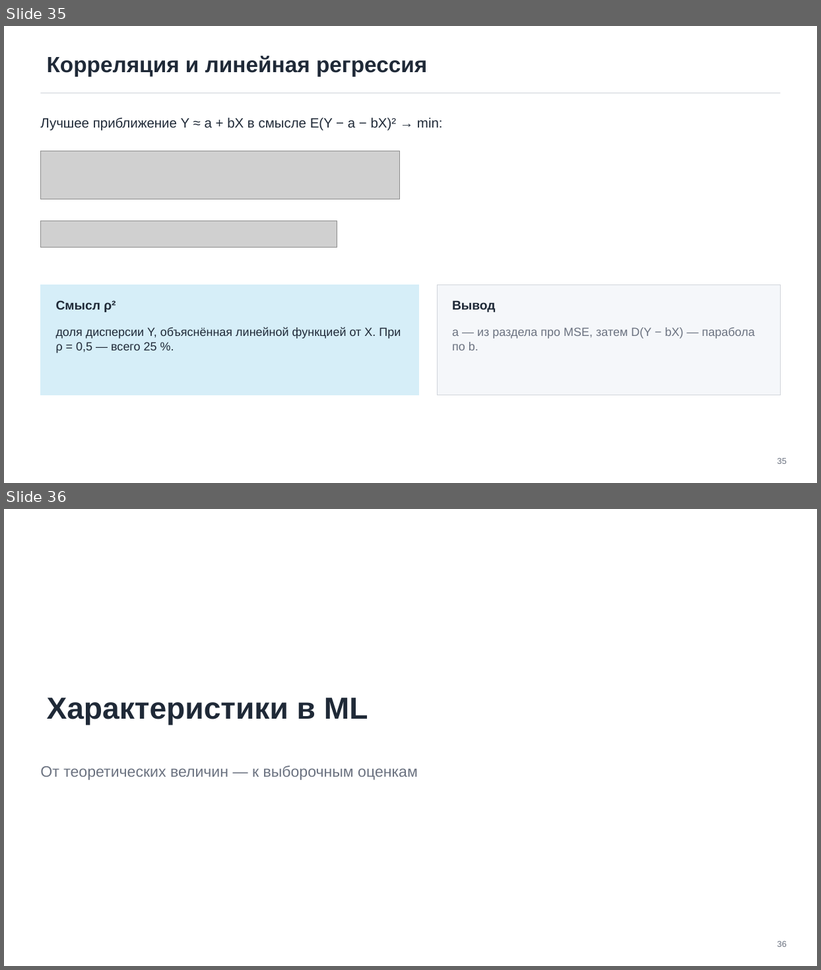
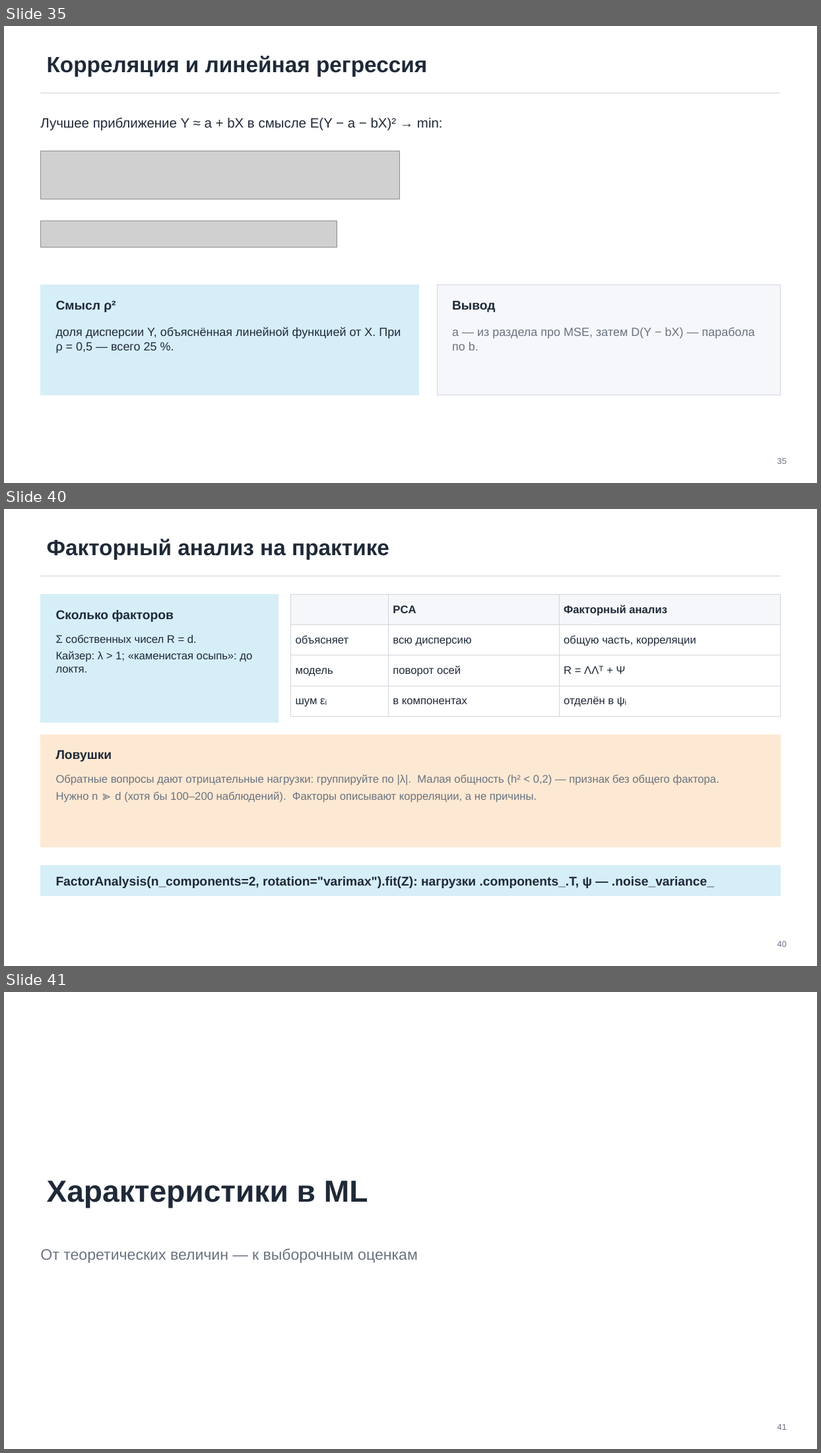
Before and after one commit to TheTonyPub/probability-theory-2026, a slide deck: lectures/04_expectation-variance-itmo.pptx. Shown one above the other, each under a label of ours: slides 35 and 36 before the commit, slides 35, 40 and 41 after it; the slides between them are not shown. The pictures are 821x970 and 821x1453 pixels, drawn with LibreOffice and Linux fonts; fonts in the diff are those of the drawing; grey boxes stand for pictures. Boxes give left, top, right and bottom in pixels: in the first picture for what was removed or moved away, otherwise in the second. Text is boxed around its words. In the diff, an @@ line names an element or a change of style, - is before the commit and + after.

```diff
--- a/lectures/04_expectation-variance-itmo.pptx
+++ b/lectures/04_expectation-variance-itmo.pptx
@@ slide 40 added at (4, 509, 817, 966), background #FFFFFF; not listed: 1 template element that a slide beside it also shows @@
@@ title added at (47, 539, 389, 559), 26 pt, text #1F2937, bold @@
+Факторный анализ на практике
@@ rectangle added at (40, 594, 279, 722), fill #D6EEF8, outline #D6EEF8 0.5 pt @@
@@ table added at (290, 594, 781, 716), 4 rows, 3 columns @@
+ | PCA | Факторный анализ
+объясняет | всю дисперсию | общую часть, корреляции
+модель | поворот осей | R = ΛΛᵀ + Ψ
+шум εᵢ | в компонентах | отделён в ψᵢ
@@ text added at (56, 610, 174, 622), 15 pt, text #1F2937, bold @@
+Сколько факторов
@@ text added at (56, 635, 252, 673), 13 pt, text #1F2937 @@
+Σ собственных чисел R = d.
+Кайзер: λ > 1; «каменистая осыпь»: до локтя.
@@ rectangle added at (40, 735, 781, 848), fill #FDE9D3, outline #FDE9D3 0.5 pt @@
@@ text added at (56, 750, 112, 762), 15 pt, text #1F2937, bold @@
+Ловушки
@@ text added at (56, 774, 719, 803), 13 pt, text #6B7280 @@
+Обратные вопросы дают отрицательные нагрузки: группируйте по |λ|. Малая общность (h² < 0,2) — признак без общего фактора.
+Нужно n ≫ d (хотя бы 100–200 наблюдений). Факторы описывают корреляции, а не причины.
@@ rectangle added at (40, 866, 781, 896), fill #D6EEF8, outline #D6EEF8 0.5 pt @@
@@ text added at (56, 877, 714, 889), 15 pt, text #1F2937, bold @@
+FactorAnalysis(n_components=2, rotation="varimax").fit(Z): нагрузки .components_.T, ψ — .noise_variance_
@@ page number added at (778, 941, 787, 947), 10 pt, text #6B7280 @@
+40
@@ what was slide 36 is now slide 41 @@
@@ page number at (778, 1424, 787, 1430): text changed @@
-36
+41
```
Also in this commit, not shown: 4 slides changed, 4 other slides added, 8 other files.
